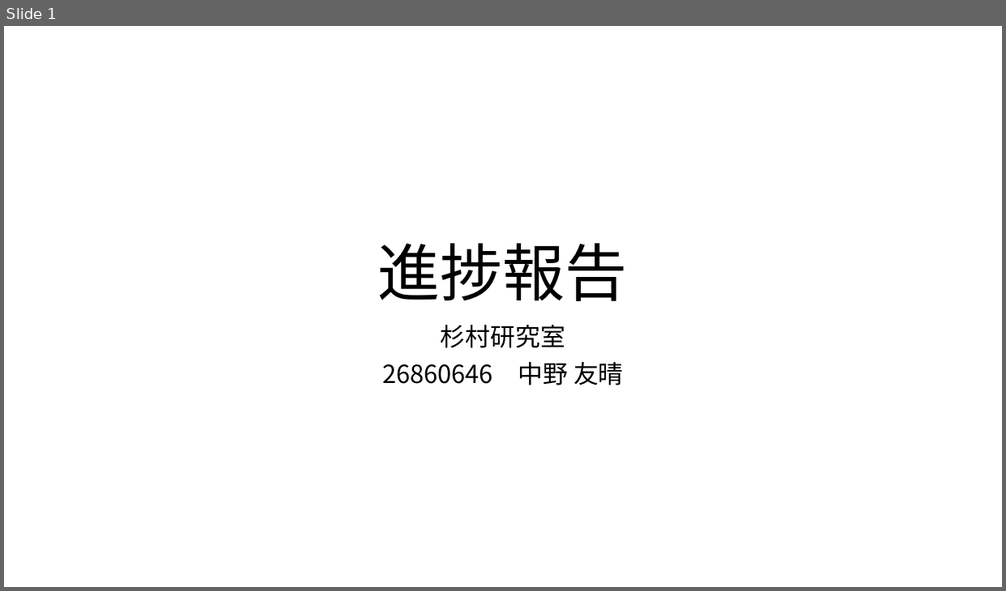
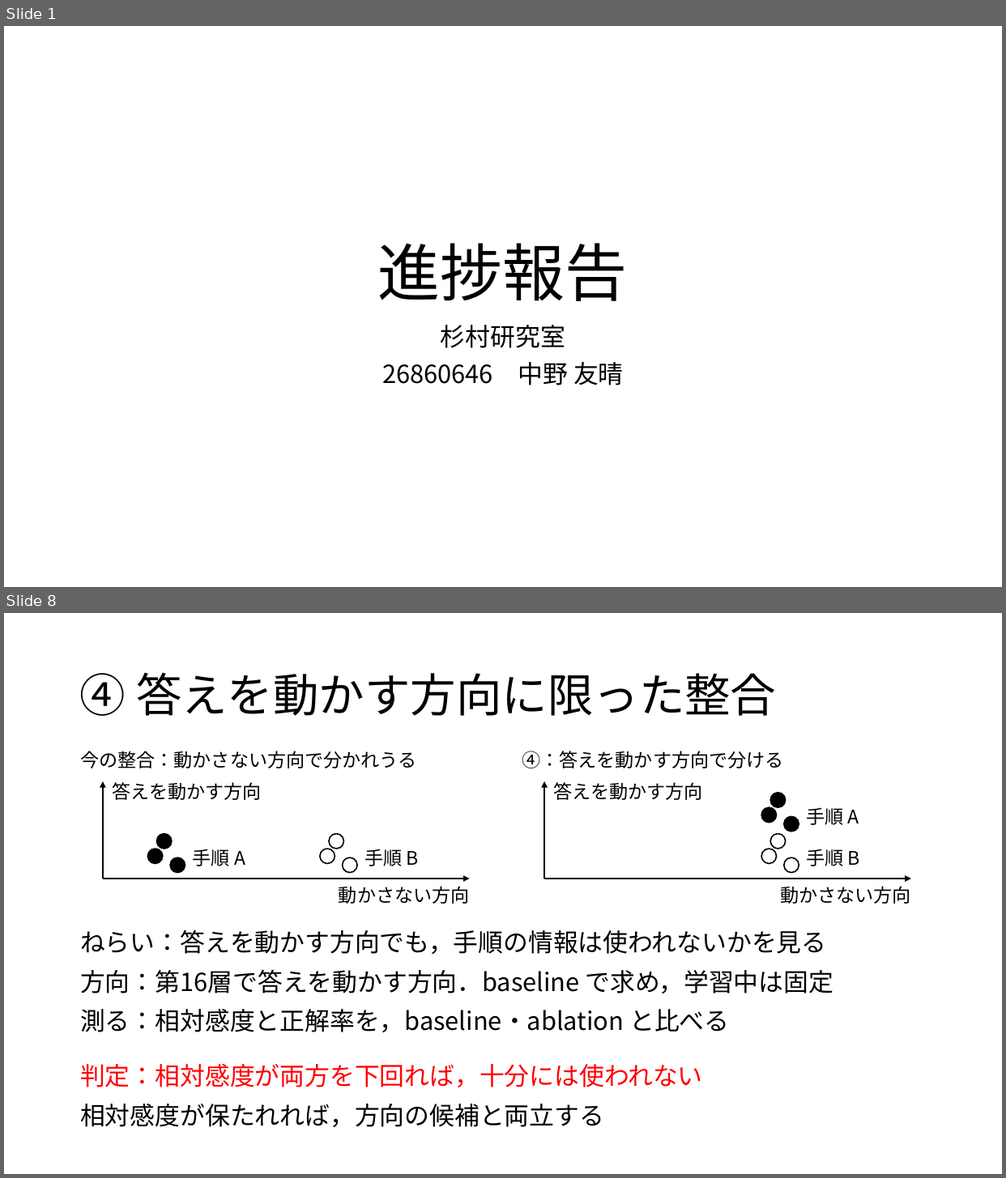
Before and after one commit to tomoking2004/taskalign, a slide deck: presentations/20261120_進捗報告.pptx. Shown one above the other, each under a label of ours: slide 1 before the commit, slides 1 and 8 after it; the slides between them are not shown. The pictures are 1006x591 and 1006x1178 pixels, drawn with LibreOffice and Linux fonts; fonts in the diff are those of the drawing. Boxes give left, top, right and bottom in pixels: in the first picture for what was removed or moved away, otherwise in the second. Text is boxed around its words. In the diff, an @@ line names an element or a change of style, - is before the commit and + after.

Commit message:
docs: rework the 20 November progress report
- 20261120_進捗報告.pptx：11/18 の3枚を8枚にした．構成は，表紙，学会での質問，十分には使われない理由，今後の方針，手順①〜④を1枚ずつである（本人の指摘）．理由は「答えを良くしないなら，手順の情報は後段にあまり読まれない」という一つの候補とし，その二通り（位置・方向）を図で示す．手順の各枚には，模式図と，ねらい・測るもの・判定を置いた．判定はポスターの語「十分には使われない」で言う．入れ替えは研究文書から外したので載せず，手順どうしの依存の行と一覧の矢印も置かない．20261106_進捗報告.pptx の雛形の部品に書いて組んだ
- principles.md：この資料への本人の指摘（2026-11-18・19）を規定にした．計画の回は手順を一枚ずつ説明する．質問と応え方の表は欄だけで読めるようにし，近い手順を当てて応えた形にしない．理由の候補は聴き手の前提に照らして理由になっているかを確かめ，同じ現象の言い換えを別の候補に立てない．規則の例外には理由を同じ行に書く．囲みと名は同じものを指すときだけ隣に置く．手順どうしの依存は載せない．スライドの λ は数式の書体で組む
- 確定前の走査：PowerPoint で開いて8枚を画像で確かめた．validate.py に合格し，文字の走査とメモはどちらも 0 件，PDF の書体は游明朝と Cambria Math だけだった．事実照合・規定・言語・教授の目の4つの観点で全文の読みを通し，その後に変えた行も読ませた

```diff
--- a/presentations/20261120_進捗報告.pptx
+++ b/presentations/20261120_進捗報告.pptx
@@ slide 8 added at [4, 613, 1002, 1174], background #FFFFFF @@
@@ title added at [80, 673, 776, 716], 44 pt, text #000000 @@
+④ 答えを動かす方向に限った整合
@@ text added at [80, 751, 417, 769], 18 pt, text #000000 @@
+今の整合：動かさない方向で分かれうる
@@ text added at [522, 751, 783, 769], 18 pt, text #000000 @@
+④：答えを動かす方向で分ける
@@ arrow added from (103, 879) to (103, 781), #000000 1.25 pt @@
@@ text added at [112, 782, 262, 800], 18 pt, text #000000 @@
+答えを動かす方向
@@ arrow added from (544, 879) to (544, 781), #000000 1.25 pt @@
@@ text added at [553, 782, 703, 800], 18 pt, text #000000 @@
+答えを動かす方向
@@ ellipse added at [770, 793, 786, 807], fill #000000, outline #000000 1.25 pt @@
@@ ellipse added at [761, 807, 777, 823], fill #000000, outline #000000 1.25 pt @@
@@ ellipse added at [784, 816, 799, 832], fill #000000, outline #000000 1.25 pt @@
@@ text added at [806, 807, 859, 825], 18 pt, text #000000 @@
+手順 A
@@ ellipse added at [147, 849, 163, 864], fill #000000, outline #000000 1.25 pt @@
@@ ellipse added at [157, 834, 172, 849], fill #000000, outline #000000 1.25 pt @@
@@ text added at [193, 849, 245, 867], 18 pt, text #000000 @@
+手順 A
@@ ellipse added at [320, 849, 335, 864], fill #FFFFFF, outline #000000 1.25 pt @@
@@ ellipse added at [329, 834, 344, 849], fill #FFFFFF, outline #000000 1.25 pt @@
@@ text added at [364, 849, 419, 867], 18 pt, text #000000 @@
+手順 B
@@ ellipse added at [761, 849, 777, 864], fill #FFFFFF, outline #000000 1.25 pt @@
@@ ellipse added at [770, 834, 786, 849], fill #FFFFFF, outline #000000 1.25 pt @@
@@ text added at [806, 849, 860, 867], 18 pt, text #000000 @@
+手順 B
@@ arrow added from (103, 879) to (470, 879), #000000 1.25 pt @@
@@ ellipse added at [170, 858, 185, 873], fill #000000, outline #000000 1.25 pt @@
@@ ellipse added at [343, 858, 357, 873], fill #FFFFFF, outline #000000 1.25 pt @@
@@ arrow added from (544, 879) to (911, 879), #000000 1.25 pt @@
@@ ellipse added at [784, 858, 799, 873], fill #FFFFFF, outline #000000 1.25 pt @@
@@ text added at [339, 886, 470, 904], 18 pt, text #000000 @@
+動かさない方向
@@ text added at [780, 886, 911, 904], 18 pt, text #000000 @@
+動かさない方向
@@ text added at [80, 930, 833, 1033], 24 pt, text #000000 @@
+ねらい：答えを動かす方向でも，手順の情報は使われないかを見る
+方向：第16層で答えを動かす方向．baseline で求め，学習中は固定
+測る：相対感度と正解率を，baseline・ablation と比べる
@@ text added at [80, 1064, 702, 1127], 24 pt, text #FF0000 @@
+判定：相対感度が両方を下回れば，十分には使われない
+相対感度が保たれれば，方向の候補と両立する
```
Also in this commit, not shown: 2 slides changed, 4 other slides added, 1 other file.
